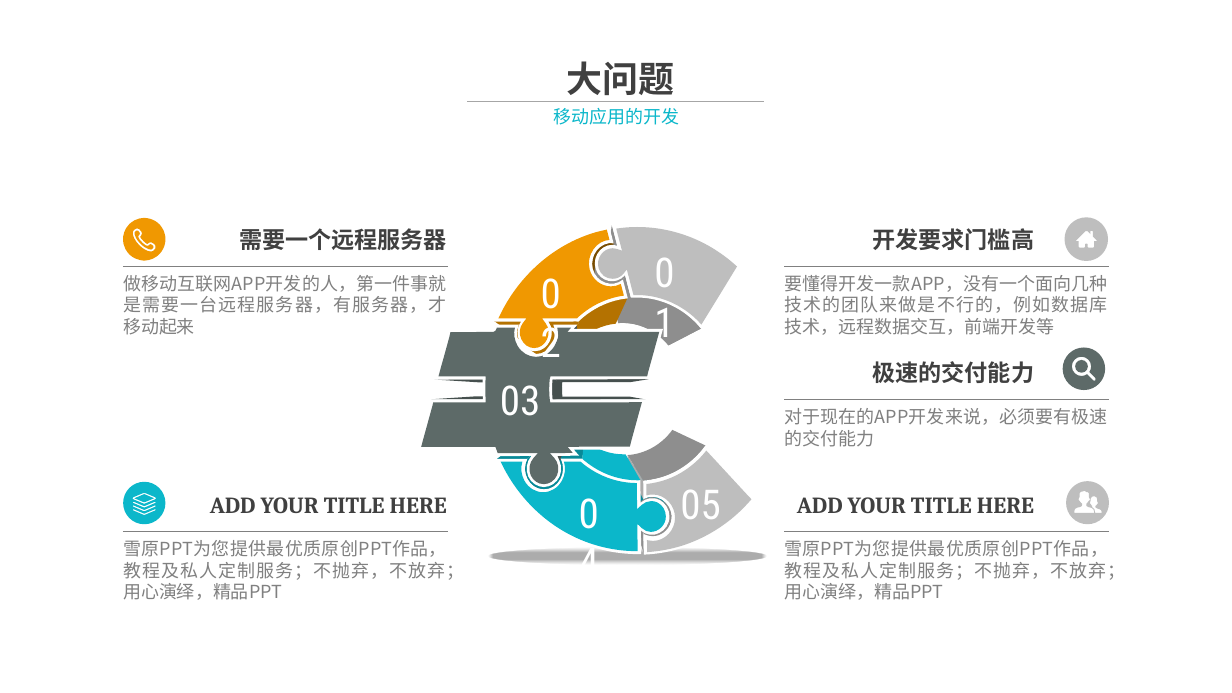
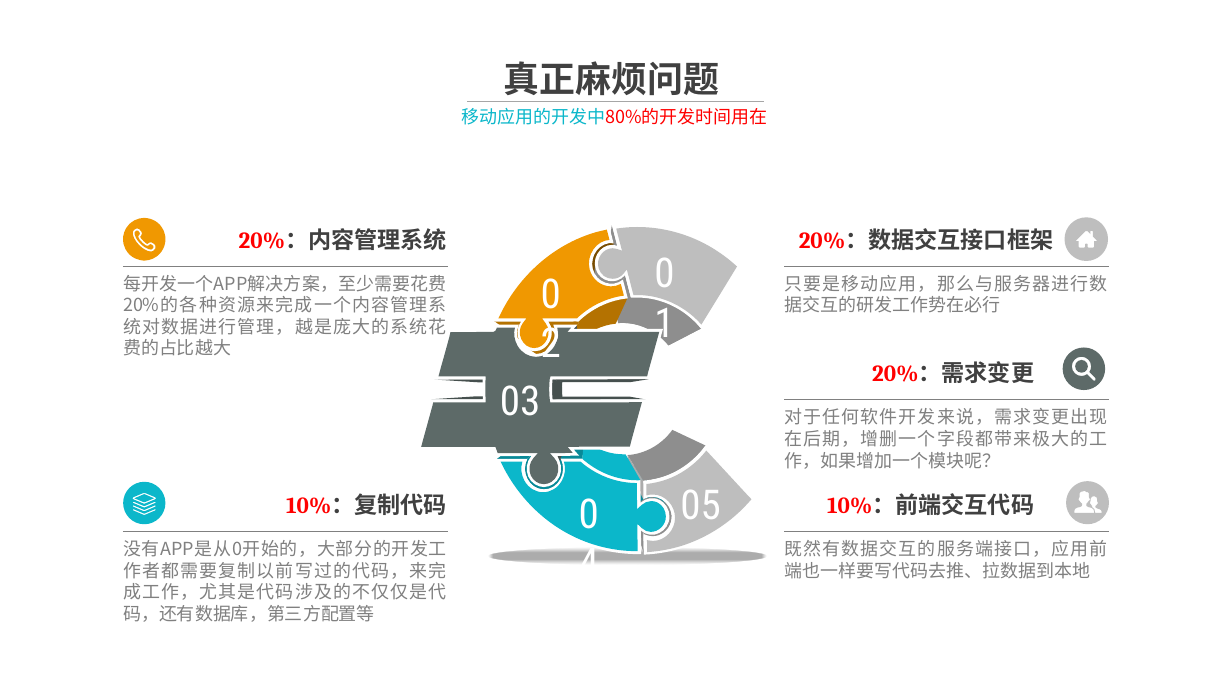
Before and after one commit to alucard263096/BP, a slide deck: slide 3 of App-Link 商业计划书.pptx (slide 2 before the commit). Drawn at 1232x693 pixels with LibreOffice and Linux fonts; fonts in the diff are those of the drawing; background and template pictures are left out. Boxes give left, top, right and bottom in pixels: in the first picture for what was removed or moved away, otherwise in the second. Text is boxed around its words. In the diff, an @@ line names an element or a change of style, - is before the commit and + after.

Commit message:
fix

```diff
--- a/App-Link 商业计划书.pptx
+++ b/App-Link 商业计划书.pptx
@@ text at [504, 61, 719, 102]: text changed @@
-大问题
+真正麻烦问题
@@ text at [461, 108, 768, 125]: text changed; text colour #0BB7CA to #FF0000 @@
-移动应用的开发
+移动应用的开发中80%的开发时间用在
@@ text at [239, 228, 447, 250]: text changed @@
-需要一个远程服务器
+20%：内容管理系统
@@ text at [799, 228, 1053, 250]: text changed @@
-开发要求门槛高
+20%：数据交互接口框架
@@ text at [123, 275, 447, 356]: text changed @@
-做移动互联网APP开发的人，第一件事就是需要一台远程服务器，有服务器，才移动起来
+每开发一个APP解决方案，至少需要花费20%的各种资源来完成一个内容管理系统对数据进行管理，越是庞大的系统花费的占比越大
@@ text at [784, 275, 1108, 313]: text changed @@
-要懂得开发一款APP，没有一个面向几种技术的团队来做是不行的，例如数据库技术，远程数据交互，前端开发等
+只要是移动应用，那么与服务器进行数据交互的研发工作势在必行
@@ text at [872, 361, 1034, 383]: text changed @@
-极速的交付能力
+20%：需求变更
@@ text at [784, 408, 1108, 469]: text changed @@
-对于现在的APP开发来说，必须要有极速的交付能力
+对于任何软件开发来说，需求变更出现在后期，增删一个字段都带来极大的工作，如果增加一个模块呢？
@@ text at [286, 493, 447, 515]: text changed @@
-ADD YOUR TITLE HERE
+10%：复制代码
@@ text at [827, 493, 1034, 515]: text changed @@
-ADD YOUR TITLE HERE
+10%：前端交互代码
@@ text at [123, 540, 447, 622]: text changed @@
-雪原PPT为您提供最优质原创PPT作品，教程及私人定制服务；不抛弃，不放弃；用心演绎，精品PPT
+没有APP是从0开始的，大部分的开发工作者都需要复制以前写过的代码，来完成工作，尤其是代码涉及的不仅仅是代码，还有数据库，第三方配置等
@@ text at [784, 540, 1108, 579]: text changed @@
-雪原PPT为您提供最优质原创PPT作品，教程及私人定制服务；不抛弃，不放弃；用心演绎，精品PPT
+既然有数据交互的服务端接口，应用前端也一样要写代码去推、拉数据到本地
```
Also in this commit, not shown: 3 other slides changed, 2 slides added, 1 slide removed.
